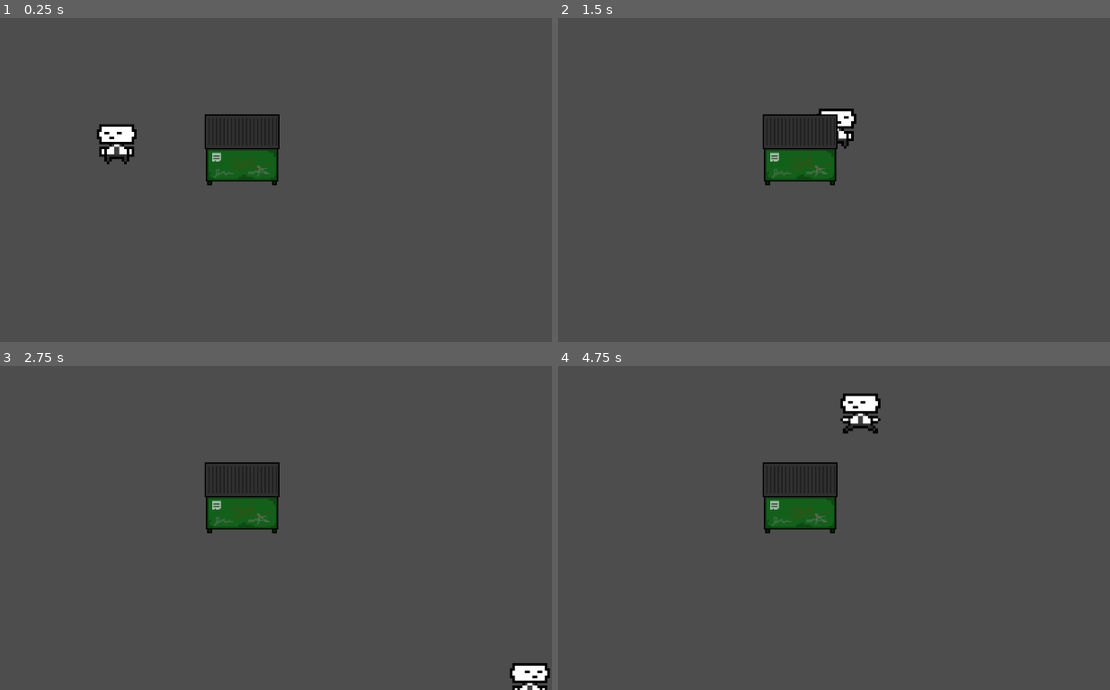
Above: before the commit, frames 1-4 (two rows, left to right).
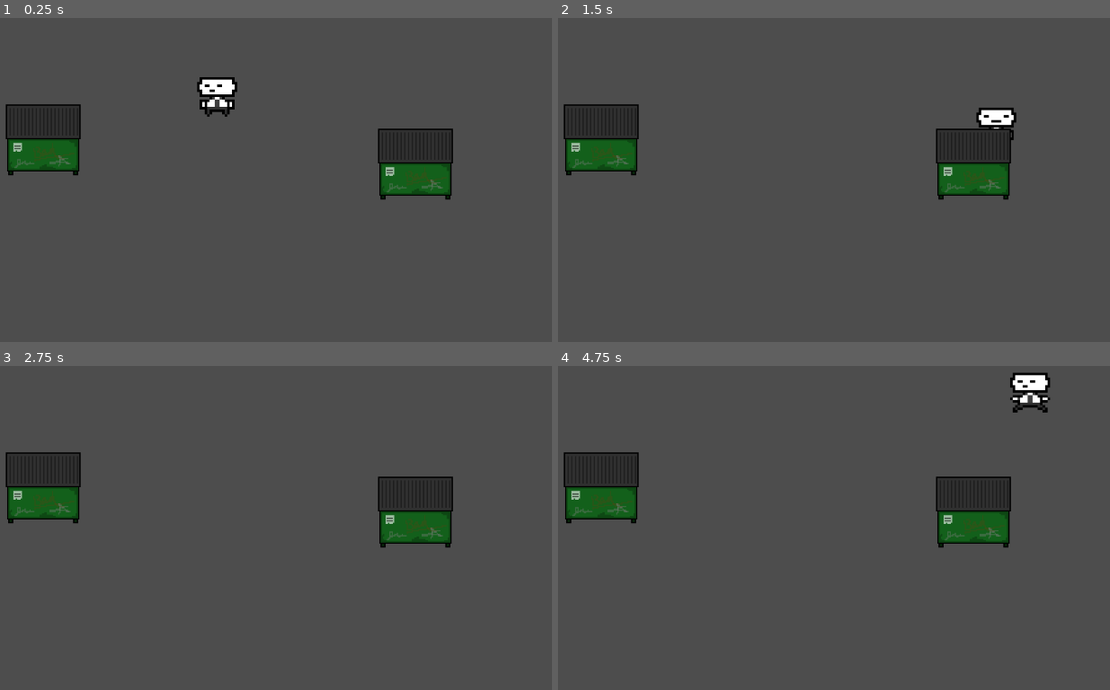
Above: after the commit, the same moments.

Repository: blkilpatrick42/Jim
Game: Godot game, scene res://scenes/dev_base.tscn
Same seed, same stepped clock (60 frames per second), same inputs: the game is played once before the commit and once after it. Before the commit the project starts from res://base.tscn.
Inputs:
- Up to frame 1 (0.25 s): no input
- Up to frame 2 (1.5 s): tap Enter at 0.5 s; hold D (right) 0.53-1.28 s; hold S (down) from 1.28 s (still down)
- Up to frame 3 (2.75 s): release S (down) at 2.03 s; hold D (right) from 2.03 s (still down)
- Up to frame 4 (4.75 s): release D (right) at 2.78 s; hold W (up) 2.78-3.53 s; tap Space at 3.5 s; hold A (left) from 3.53 s (still down)

The runs differ from the first frame. In frame 1, 9.7% of the frame differs, in the area x 0-83%, y 18-56%; in frame 2, 9.2%; in frame 3, 8.9%; in frame 4, 9.8%, in the area x 0-90%, y 1-56%.

Commit message:
cleaned up/re-organized project

Diff:
--- a/base.tscn
+++ /dev/null
@@ -1,42 +0,0 @@
-[gd_scene load_steps=6 format=3 uid="uid://c22kacfe17b8b"]
-
-[ext_resource type="Texture2D" uid="uid://bqmpler812d53" path="res://dumpster.png" id="1_nkttu"]
-[ext_resource type="SpriteFrames" uid="uid://cmip1x8m0fcw2" path="res://JimSpriteFrames.tres" id="2_p7mso"]
-[ext_resource type="Script" path="res://scripts/Jim_Script.gd" id="2_s8i53"]
-
-[sub_resource type="RectangleShape2D" id="RectangleShape2D_x7wqg"]
-size = Vector2(124, 51)
-
-[sub_resource type="RectangleShape2D" id="RectangleShape2D_w3v7o"]
-size = Vector2(39, 35)
-
-[node name="Node2D" type="Node2D"]
-y_sort_enabled = true
-
-[node name="StaticBody2D" type="StaticBody2D" parent="."]
-y_sort_enabled = true
-
-[node name="Dumpster" type="Sprite2D" parent="StaticBody2D"]
-y_sort_enabled = true
-position = Vector2(655, 340)
-scale = Vector2(0.5, 0.5)
-texture = ExtResource("1_nkttu")
-
-[node name="CollisionShape2D" type="CollisionShape2D" parent="StaticBody2D"]
-y_sort_enabled = true
-position = Vector2(655, 365.5)
-shape = SubResource("RectangleShape2D_x7wqg")
-
-[node name="Jim" type="CharacterBody2D" parent="."]
-y_sort_enabled = true
-position = Vector2(454, 318)
-up_direction = Vector2(0.502706, -0.864457)
-script = ExtResource("2_s8i53")
-
-[node name="CollisionShape2D" type="CollisionShape2D" parent="Jim"]
-position = Vector2(0.5, 29.5)
-shape = SubResource("RectangleShape2D_w3v7o")
-
-[node name="AnimatedSprite2D" type="AnimatedSprite2D" parent="Jim"]
-y_sort_enabled = true
-sprite_frames = ExtResource("2_p7mso")
--- /dev/null
+++ b/entities/player/jim.tscn
@@ -0,0 +1,21 @@
+[gd_scene load_steps=4 format=3 uid="uid://dip52lba5ep0f"]
+
+[ext_resource type="Script" path="res://scripts/Jim_Script.gd" id="1_n452v"]
+[ext_resource type="SpriteFrames" uid="uid://cmip1x8m0fcw2" path="res://sprites/spritesheets/spriteframes/JimSpriteFrames.tres" id="2_npdvm"]
+
+[sub_resource type="RectangleShape2D" id="RectangleShape2D_w3v7o"]
+size = Vector2(39, 35)
+
+[node name="Jim" type="CharacterBody2D"]
+y_sort_enabled = true
+position = Vector2(-1, -27)
+up_direction = Vector2(0.502706, -0.864457)
+script = ExtResource("1_n452v")
+
+[node name="CollisionShape2D" type="CollisionShape2D" parent="."]
+position = Vector2(0.5, 29.5)
+shape = SubResource("RectangleShape2D_w3v7o")
+
+[node name="AnimatedSprite2D" type="AnimatedSprite2D" parent="."]
+y_sort_enabled = true
+sprite_frames = ExtResource("2_npdvm")
--- /dev/null
+++ b/entities/props_static/dumpster.tscn
@@ -0,0 +1,20 @@
+[gd_scene load_steps=3 format=3 uid="uid://b8rx6qffj8jp1"]
+
+[ext_resource type="Texture2D" uid="uid://bqmpler812d53" path="res://sprites/props/dumpster.png" id="1_2amr7"]
+
+[sub_resource type="RectangleShape2D" id="RectangleShape2D_x7wqg"]
+size = Vector2(124, 51)
+
+[node name="Dumpster" type="StaticBody2D"]
+y_sort_enabled = true
+
+[node name="Dumpster" type="Sprite2D" parent="."]
+y_sort_enabled = true
+position = Vector2(-4, -23)
+scale = Vector2(0.5, 0.5)
+texture = ExtResource("1_2amr7")
+
+[node name="CollisionShape2D" type="CollisionShape2D" parent="."]
+y_sort_enabled = true
+position = Vector2(-4, 2.5)
+shape = SubResource("RectangleShape2D_x7wqg")
--- a/project.godot
+++ b/project.godot
@@ -11,7 +11,7 @@
 [application]
 
 config/name="Jim"
-run/main_scene="res://base.tscn"
+run/main_scene="res://scenes/dev_base.tscn"
 config/features=PackedStringArray("4.1", "Forward Plus")
 config/icon="res://icon.svg"
 
--- /dev/null
+++ b/scenes/dev_base.tscn
@@ -0,0 +1,16 @@
+[gd_scene load_steps=3 format=3 uid="uid://58f6tstia2hp"]
+
+[ext_resource type="PackedScene" uid="uid://dip52lba5ep0f" path="res://entities/player/jim.tscn" id="1_gfq4y"]
+[ext_resource type="PackedScene" uid="uid://b8rx6qffj8jp1" path="res://entities/props_static/dumpster.tscn" id="2_f2ljo"]
+
+[node name="Node2D" type="Node2D"]
+y_sort_enabled = true
+
+[node name="Jim" parent="." instance=ExtResource("1_gfq4y")]
+position = Vector2(615, 242)
+
+[node name="Dumpster" parent="." instance=ExtResource("2_f2ljo")]
+position = Vector2(340, 347)
+
+[node name="Dumpster2" parent="." instance=ExtResource("2_f2ljo")]
+position = Vector2(937, 386)
--- a/scripts/test.gd
+++ /dev/null
@@ -1 +0,0 @@
-extends Node
--- a/JimSpriteFrames.tres
+++ b/sprites/spritesheets/spriteframes/JimSpriteFrames.tres
@@ -1,6 +1,6 @@
 [gd_resource type="SpriteFrames" load_steps=24 format=3 uid="uid://cmip1x8m0fcw2"]
 
-[ext_resource type="Texture2D" uid="uid://dkkywx2ixss7" path="res://Jim.png" id="1_5irki"]
+[ext_resource type="Texture2D" uid="uid://dkkywx2ixss7" path="res://sprites/spritesheets/Jim.png" id="1_5irki"]
 
 [sub_resource type="AtlasTexture" id="AtlasTexture_3sgy5"]
 atlas = ExtResource("1_5irki")
Renamed: dumpster.png -> sprites/props/dumpster.png
Not shown, changed: sprites/props/dumpster.png.import
Renamed: Jim.png -> sprites/spritesheets/Jim.png
Not shown, changed: sprites/spritesheets/Jim.png.import
